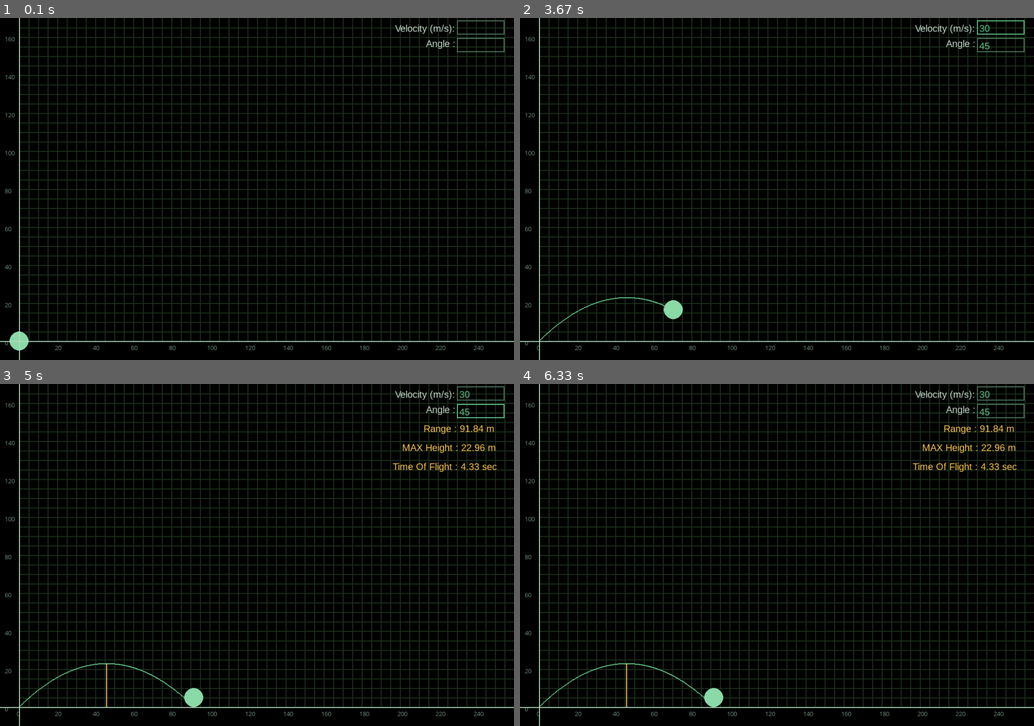
Above: before the commit, frames 1-4 (two rows, left to right).
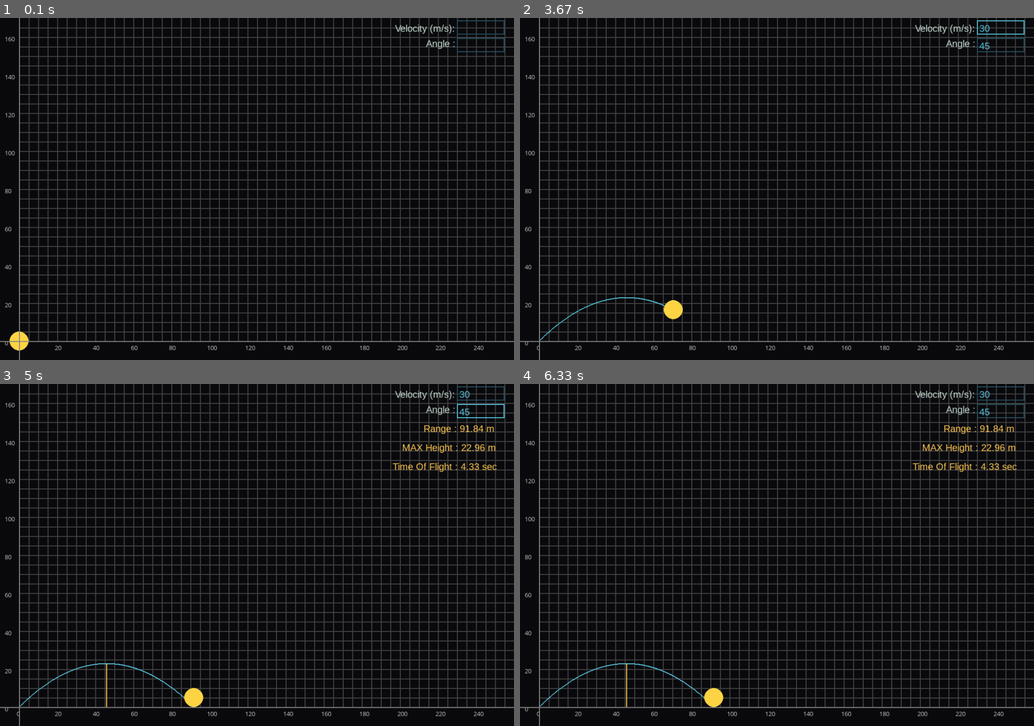
Above: after the commit, the same moments.

Repository: abhishek21o7/Projectile-Motion-pygame
Game: pygame game, started from main.py
The game is run twice, just before and just after one commit, with the same random seed, the same clock (stepped at 60 frames per second) and the same inputs.
Inputs (mouse positions are in pixels of both pictures, inside the frame that each line leads up to):
- Up to frame 1 (0.1 s): no input
- Up to frame 2 (3.67 s): tap Space at 0.33 s; click "30" at 0.72 s; click (617, 137) at 1.05 s; click "45" at 2.38 s; click (761, 130) at 2.72 s; click "30" at 3.55 s
- Up to frame 3 (5 s): click (416, 548) at 3.88 s; click "45" at 4.78 s
- Up to frame 4 (6.33 s): click (797, 541) at 5.12 s

The runs differ from the first frame. In frame 1, 18% of the frame differs, in the area x 0-100%, y 0-100%; in frame 2, 18%; in frame 3, 18%; in frame 4, 18%.

Commit message:
Add files via upload

Diff:
--- a/main.py
+++ b/main.py
@@ -17,8 +17,8 @@
 
 inputV_rect = pygame.Rect(screen_width - 120, 5, 100, 30)
 inputA_rect = pygame.Rect(screen_width - 120, 42, 100, 30)
-color_active = pygame.Color((100, 200, 140))
-color_passive = pygame.Color((80, 120, 95))
+color_active = pygame.Color((88, 196, 221))
+color_passive = pygame.Color((40, 80, 95))
 color = color_passive
 
 active_v = False
@@ -77,7 +77,7 @@
 
 while True:
     dt = clock.tick(60)/1000
-    screen.fill((0, 0, 0))
+    screen.fill((12, 12, 15))
 
     #EVENT LOOP
 #----------------------------------------------------------------------------------------------------------
@@ -164,7 +164,7 @@
     x_count = 0
     for x in range(origin_x, screen_width, GRID):
         value = x_count * METERS_PER_GRID
-        text = font.render(str(value), True, (120, 150, 130))
+        text = font.render(str(value), True, (200, 200, 200))#NUMBERINGS
         if value % 20 == 0:
             screen.blit(text, (x-5, origin_y + 5))
         x_count += 1
@@ -172,20 +172,20 @@
     y_count = 0
     for y in range(origin_y, 0, -GRID):
         value = y_count * METERS_PER_GRID
-        text = font.render(str(value), True, (120, 150, 130))
+        text = font.render(str(value), True, (200, 200, 200))#NUMBERINGS
         if value % 20 == 0:
             screen.blit(text, (origin_x - 30, y - 5))
         y_count += 1
 
 
     for x in range(60, screen_width, 20):
-        pygame.draw.line(screen, (30, 50, 30), (x, 0),(x, screen_height-40), 2)
+        pygame.draw.line(screen, (68, 68, 68), (x, 0),(x, screen_height-40), 2)#GRIDS
     for y in range(20, screen_height-40, 20):
-        pygame.draw.line(screen, (30, 50, 30), (40, y),(screen_width, y), 2)
+        pygame.draw.line(screen, (68, 68, 68), (40, y),(screen_width, y), 2)    #GRIDS
 
 
     if len(path) > 1:
-        pygame.draw.lines(screen, (100, 200, 140), False, path, 2)
+        pygame.draw.lines(screen, (88, 196, 221), False, path, 2)
 
     if landed and p == False:
         print("*" * 80)
@@ -220,17 +220,17 @@
         colorA = color_passive
 
 
-    circle = pygame.draw.circle(screen, (140, 220, 170), (int(screen_x), int(screen_y)), radius, 0 )
-    pygame.draw.line(screen, (180, 220, 190), (40, 0),(40, screen_height ), 2)
-    pygame.draw.line(screen, (180, 220, 190), (0, screen_height-40),(screen_width, screen_height-40), 2)
+    circle = pygame.draw.circle(screen, (255, 214, 70), (int(screen_x), int(screen_y)), radius, 0 )
+    pygame.draw.line(screen, (136, 136, 136), (40, 0),(40, screen_height ), 2)                          #Y AXIS
+    pygame.draw.line(screen, (136, 136, 136), (0, screen_height-40),(screen_width, screen_height-40), 2)#X AXIS
 
     text_v = base_font.render(velocity_label, True, (200, 220, 210))
     text_a = base_font.render(angle_label, True, (200, 220, 210))
     screen.blit(text_v, (screen_width-250, 10))
     screen.blit(text_a, (screen_width-185, 42))
 
-    text_v_value = base_font.render(velocity_value, True, (100, 200, 140))
-    text_a_value = base_font.render(angle_value, True, (100, 200, 140))
+    text_v_value = base_font.render(velocity_value, True, (88, 196, 221))
+    text_a_value = base_font.render(angle_value, True, (88, 196, 221))
 
     screen.blit(text_v_value, (inputV_rect.x + 5, inputV_rect.y + 5))
     screen.blit(text_a_value, (inputA_rect.x + 5, inputA_rect.y + 5))
